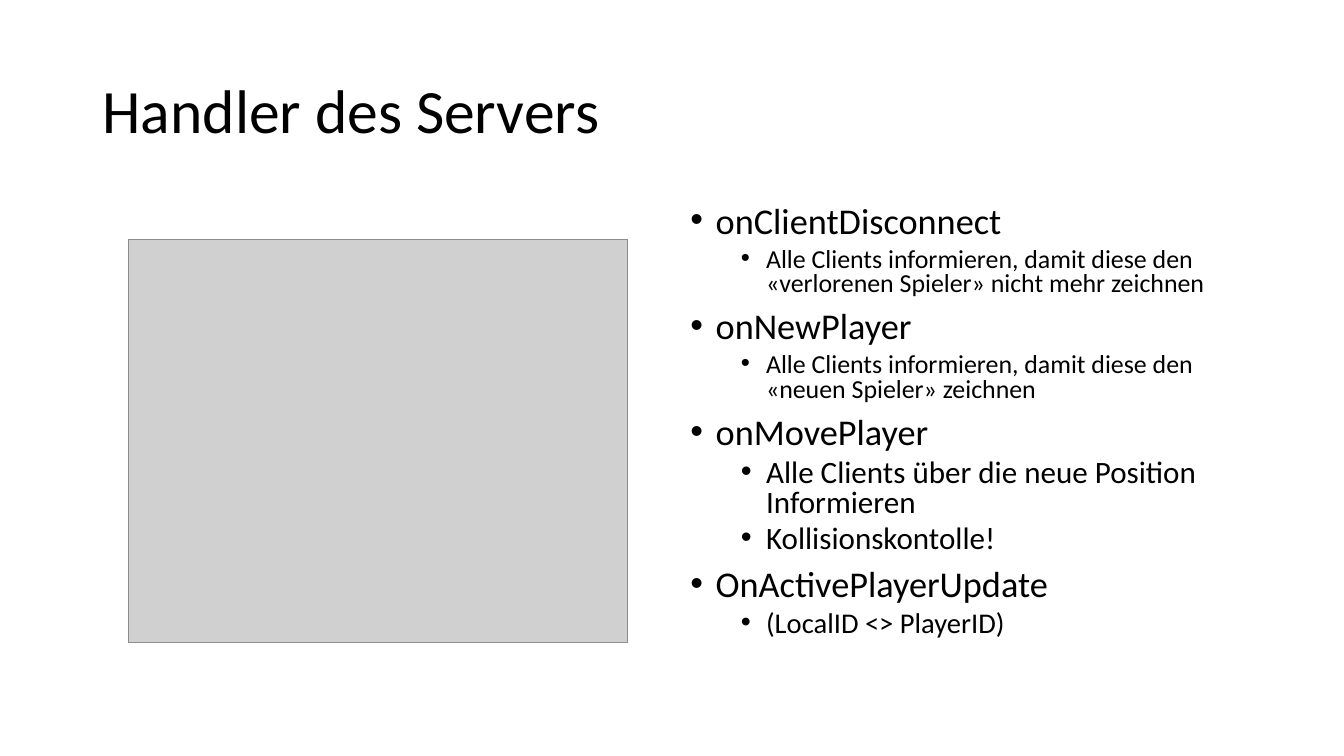
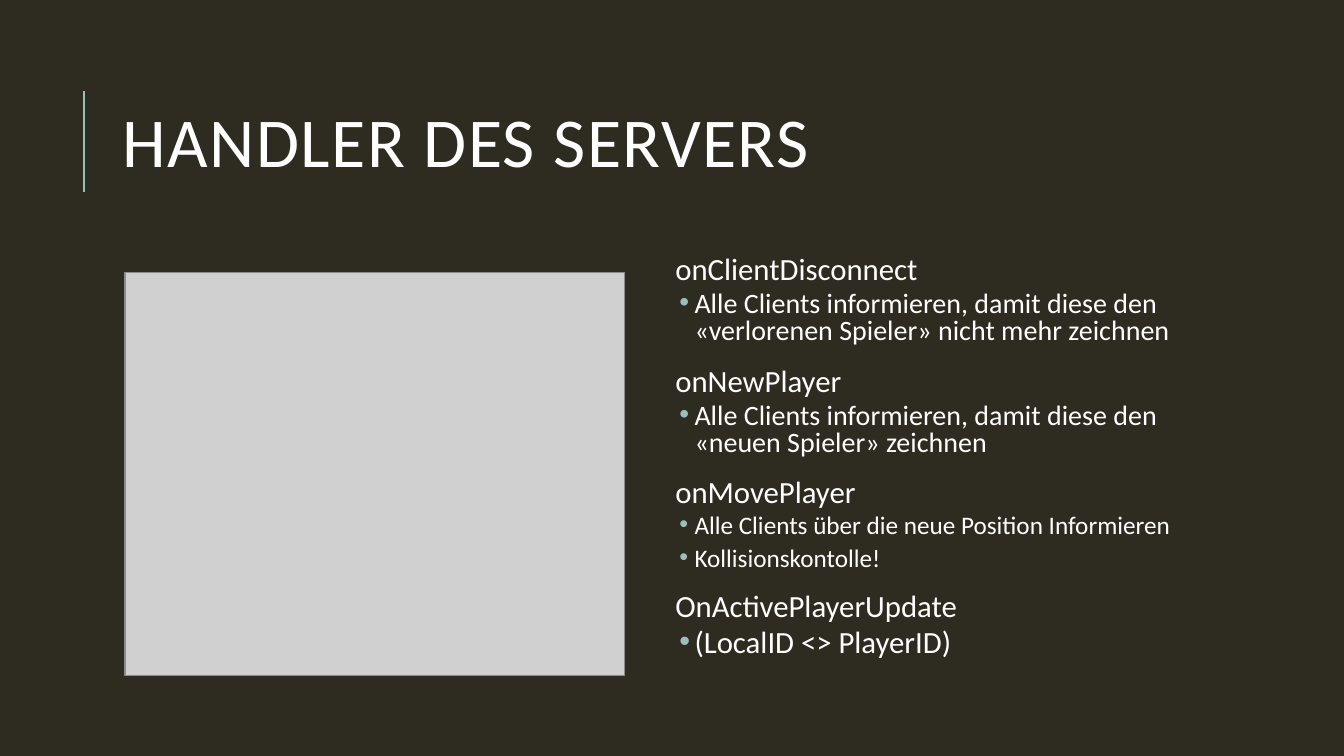
Before and after one commit to Toixinhell/Versteckies, a slide deck: slide 13 of Fangies.pptx. Drawn at 1344x756 pixels with LibreOffice and Linux fonts; fonts in the diff are those of the drawing; grey boxes stand for pictures. Boxes give left, top, right and bottom in pixels: in the first picture for what was removed or moved away, otherwise in the second. Text is boxed around its words. In the diff, an @@ line names an element or a change of style, - is before the commit and + after.

Commit message:
nice layout?

```diff
--- a/Fangies.pptx
+++ b/Fangies.pptx
@@ background #FFFFFF to #2E2B21 @@
@@ line added from (84, 192) to (84, 91), #9CBEBD 1.5 pt @@
@@ title at bbox=[123, 121, 809, 168]: text changed; size 44 to 50 pt; text colour #000000 to #FFFFFF @@
-Handler des Servers
+HANDLER DES SERVERS
@@ text "onClientDisconnect": place and size @@
-text "onClientDisconnect" at bbox=[716, 208, 1204, 638]
+text "onClientDisconnect" at bbox=[675, 258, 1170, 658]
@@ text "onClientDisconnect" at bbox=[675, 258, 1170, 658]: size 25.9 to 22 pt in "onClientDisconnect", "onNewPlayer", "onMovePlayer", "OnActivePlayerUpdate"; text colour #000000 to #FFFFFF; size 18.5 to 20 pt in "Alle Clients informieren, damit diese den «verlorenen ...", "Alle Clients informieren, damit diese den «neuen ..."; size 22.2 to 18 pt in "Alle Clients über die neue Position Informieren", "Kollisionskontolle!"; size 20.4 to 22 pt in "(LocalID <> PlayerID)"; bullet • to  ; more space between paragraphs; indent changed @@
@@ picture: place and size @@
-picture at bbox=[128, 240, 628, 643]
+picture at bbox=[125, 272, 625, 676]
```
Also in this commit, not shown: 15 other slides changed.
